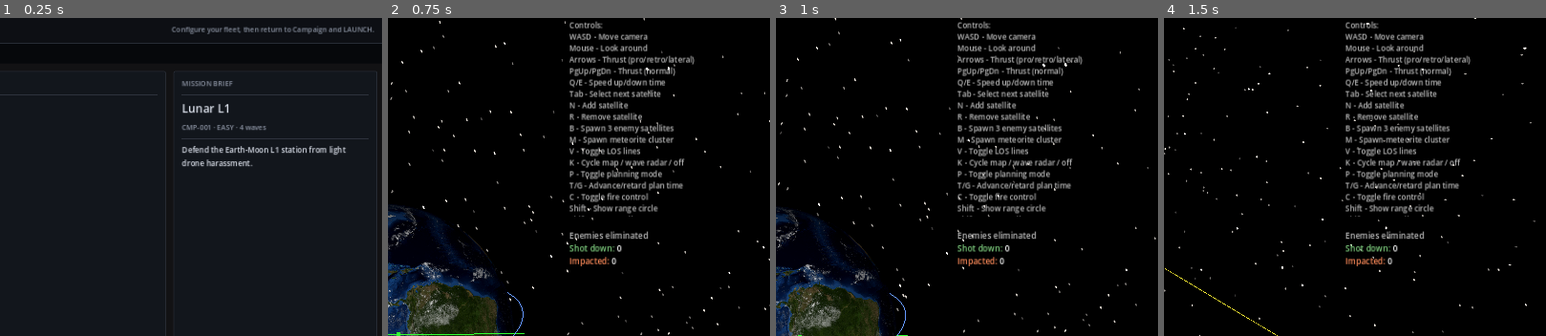
Above: before the commit, frames 1-4 (left to right).
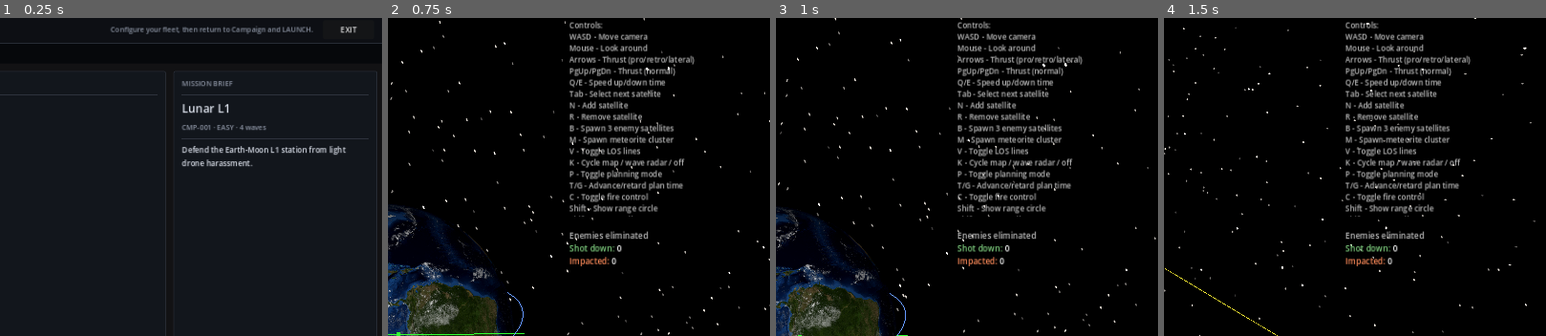
Above: after the commit, the same moments.

Repository: mellenburg/game
Game: Godot game, scene res://scenes/menu.tscn
Two runs of this game, one before a commit and one after it. Both use one fixed random seed, a clock stepped at 60 frames per second and the inputs below.
Inputs (mouse positions are % of the whole screen's width and height, from its top left):
- Up to frame 1 (0.25 s): no input
- Up to frame 2 (0.75 s): click "LAUNCH ▶" at 0.5 s
- Up to frame 3 (1 s): no input
- Up to frame 4 (1.5 s): tap Enter at 1.25 s; move the mouse to (55, 50) at 1.27 s; hold W (move_forward) from 1.28 s (still down); tap J (add_decaying_enemy) at 1.35 s
The pictures show only the part of the screen within x 50-100%, y 1-51%; the shares and areas given below are measured in that part.

The runs differ from the first frame. In frame 1, 0.8% of the frame differs, in the area x 29-98%, y 2-6%; in frame 2, nothing differs; in frame 3, nothing differs; in frame 4, nothing differs.

Commit message:
Add EXIT button to pre-game menu topbar

Diff:
--- a/godot/scripts/menu/menu.gd
+++ b/godot/scripts/menu/menu.gd
@@ -141,7 +141,18 @@
 	hint.add_theme_color_override("font_color", COLOR_FG_DIM)
 	hint.add_theme_font_size_override("font_size", 11)
 	bar.add_child(hint)
+
+	var exit_btn := Button.new()
+	exit_btn.text = "EXIT"
+	exit_btn.add_theme_font_size_override("font_size", 12)
+	exit_btn.custom_minimum_size = Vector2(80, 0)
+	exit_btn.pressed.connect(_on_exit_pressed)
+	bar.add_child(exit_btn)
 	return panel
+
+
+func _on_exit_pressed() -> void:
+	get_tree().quit()
 
 
 # Layout helper. Each tab's body is a margin around an HBox that
